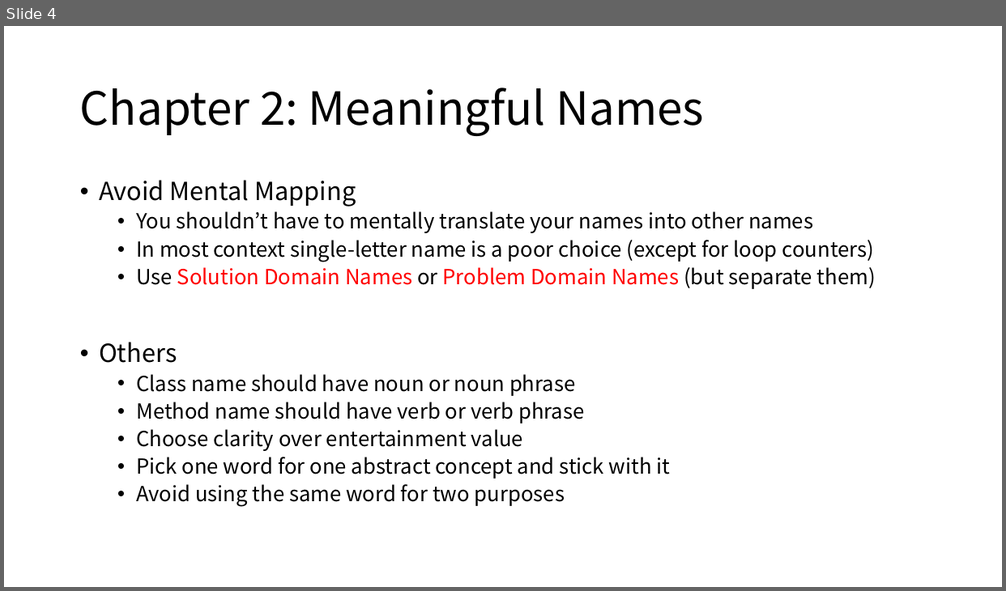
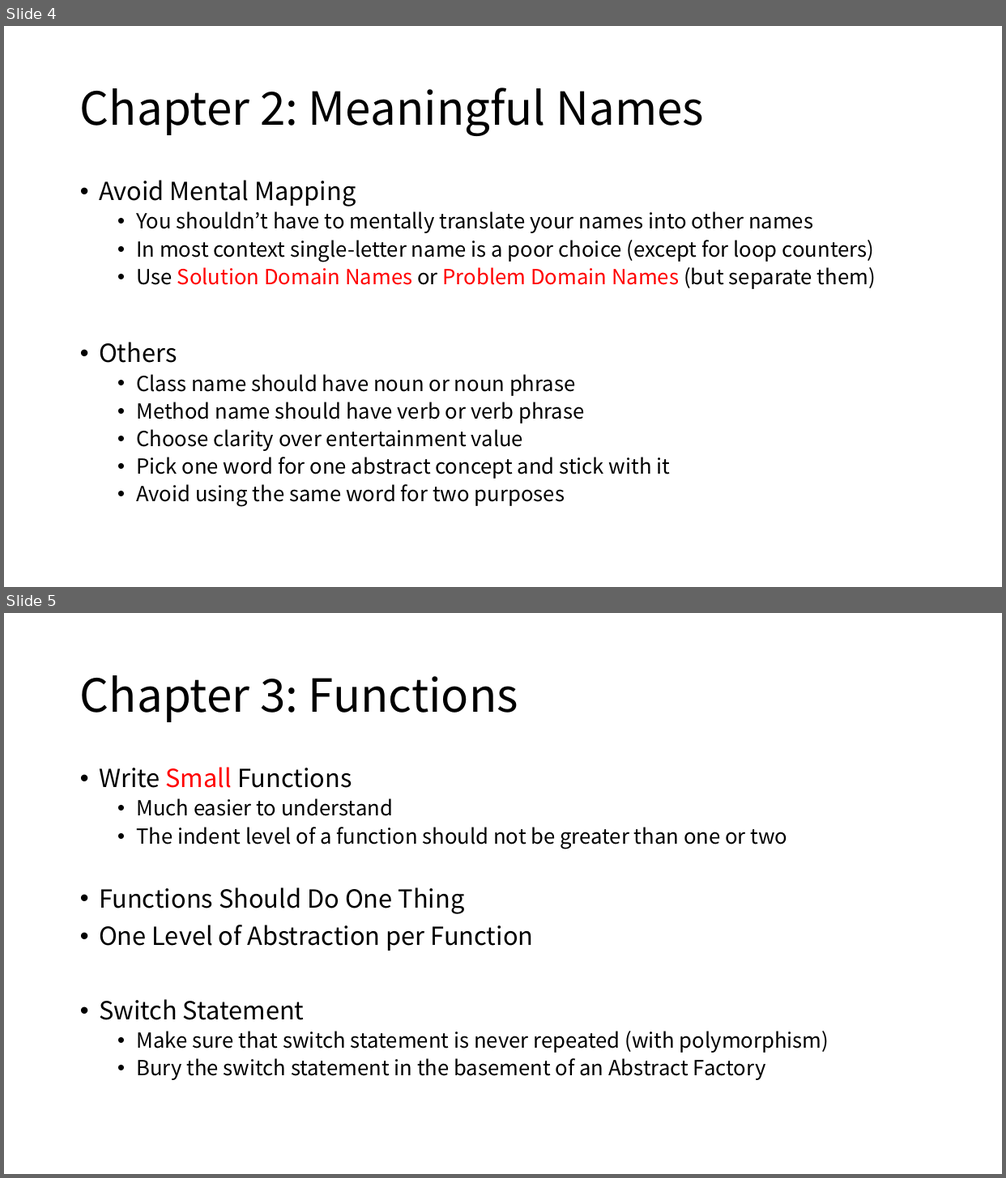
Before and after one commit to Eyebrowmoon/CS490, a slide deck: cleanCode1.pptx. Shown one above the other, each under a label of ours: slide 4 before the commit, slides 4 and 5 after it. The pictures are 1006x591 and 1006x1178 pixels, drawn with LibreOffice and Linux fonts; fonts in the diff are those of the drawing. Boxes give left, top, right and bottom in pixels: in the first picture for what was removed or moved away, otherwise in the second. Text is boxed around its words. In the diff, an @@ line names an element or a change of style, - is before the commit and + after.

```diff
--- a/cleanCode1.pptx
+++ b/cleanCode1.pptx
@@ slide 5 added at (x1=4, y1=613, x2=1002, y2=1174), background #FFFFFF @@
@@ title added at (x1=80, y1=675, x2=518, y2=722), 44 pt, text #000000 @@
+Chapter 3: Functions
@@ text added at (x1=99, y1=767, x2=829, y2=1080), 20 pt, text #000000 @@
+• Write Small Functions
+  • Much easier to understand
+  • The indent level of a function should not be greater than one or two
+• Functions Should Do One Thing
+• One Level of Abstraction per Function
+• Switch Statement
+  • Make sure that switch statement is never repeated (with polymorphism)
+  • Bury the switch statement in the basement of an Abstract Factory
```
Also in this commit, not shown: 2 other slides added, 1 slide removed.
